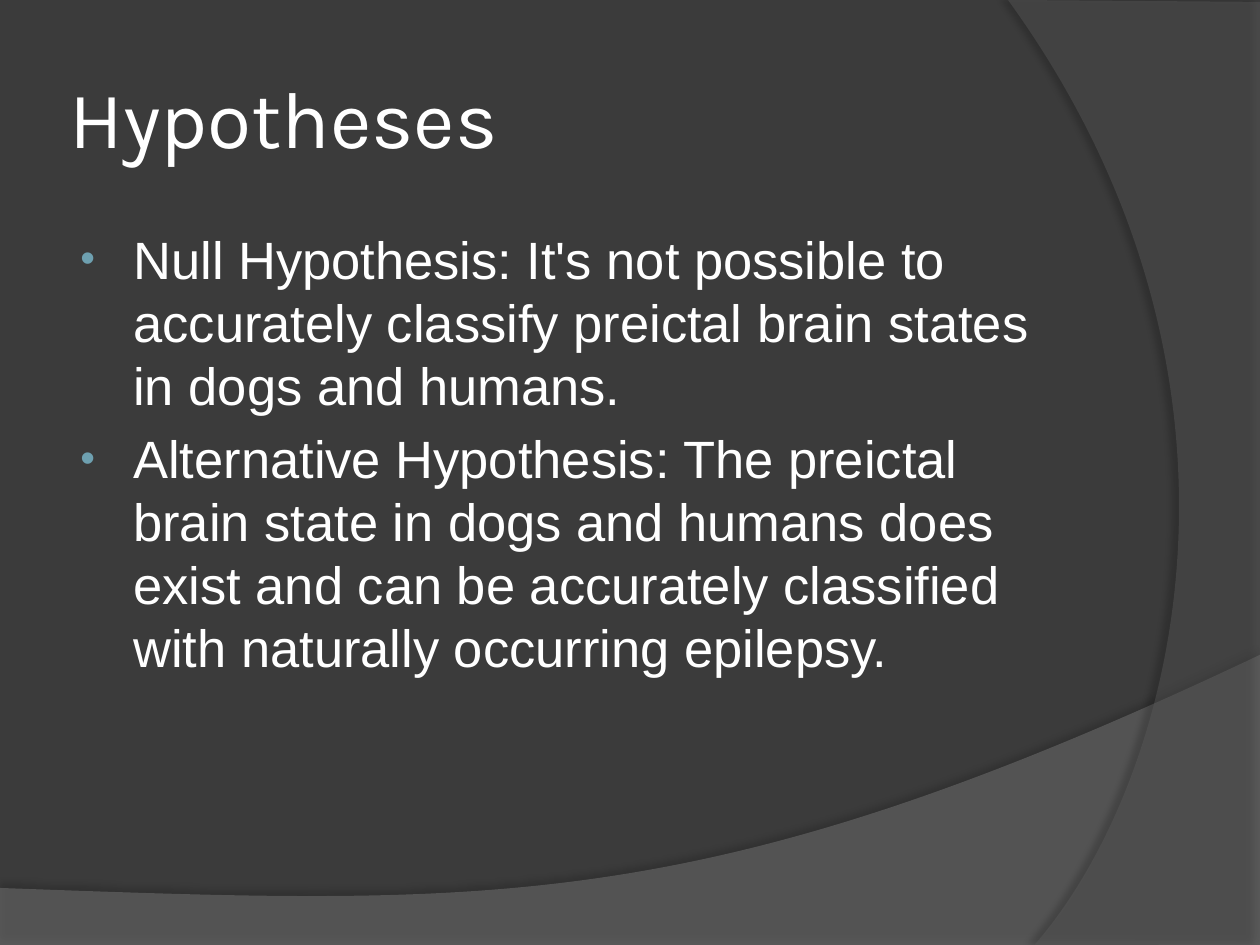
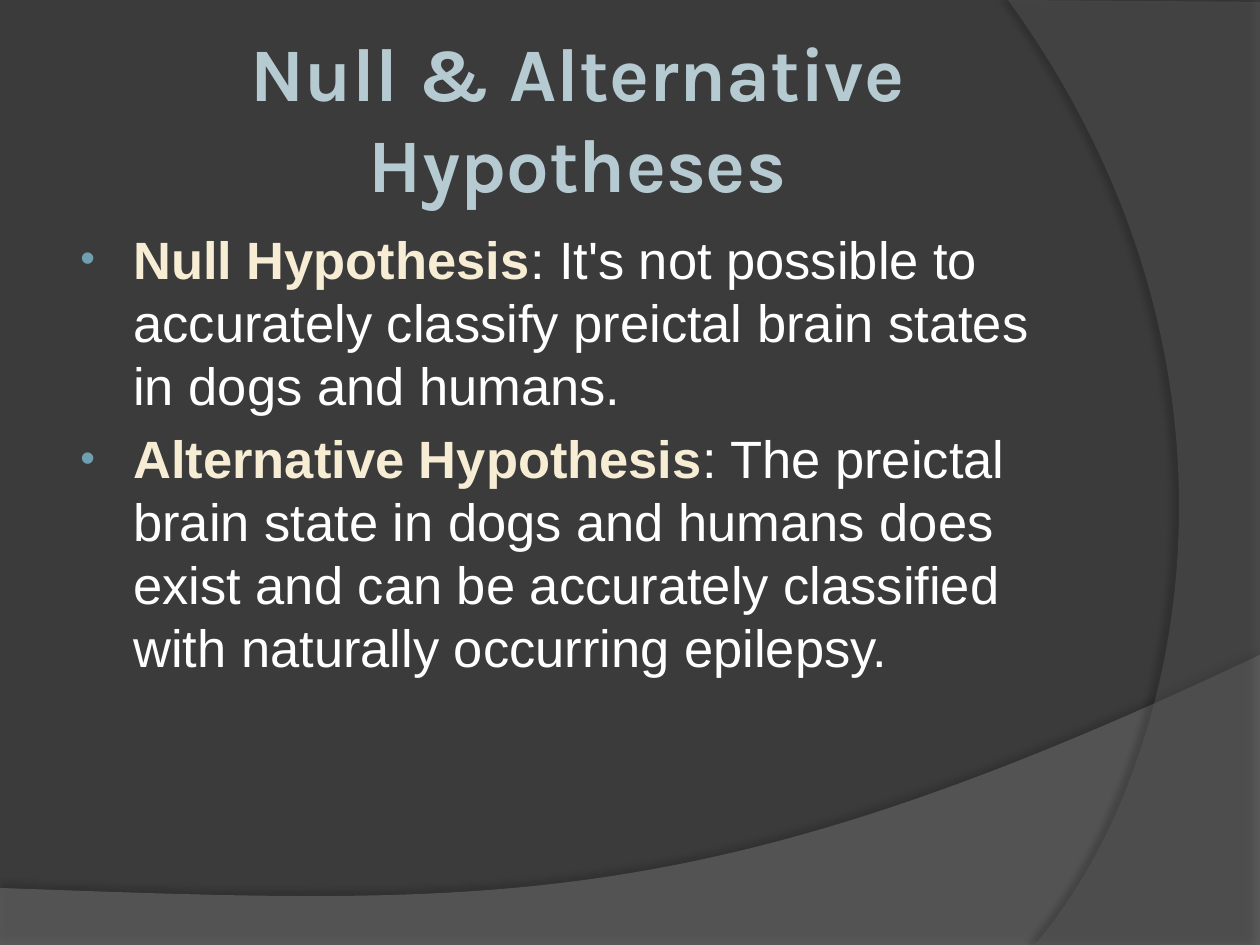
Before and after one commit to edeo/landsat_looker, a slide deck: slide 3 of chad/project/EpilepsyProject.pptx. Drawn at 1260x945 pixels with LibreOffice and Linux fonts; fonts in the diff are those of the drawing. Boxes give left, top, right and bottom in pixels: in the first picture for what was removed or moved away, otherwise in the second. Text is boxed around its words. In the diff, an @@ line names an element or a change of style, - is before the commit and + after.

```diff
--- a/chad/project/EpilepsyProject.pptx
+++ b/chad/project/EpilepsyProject.pptx
@@ title at bbox=[251, 47, 904, 210]: text changed; size 46 to 43.2 pt; text colour #FFFFFF to gradient #89DEFF to #517682; bold on @@
-Hypotheses
+Null & Alternative Hypotheses
@@ text "Null Hypothesis: It's not possible ..." at bbox=[133, 241, 1028, 678]: text colour #FFFFFF to gradient #FCF9F2 to #F7EDD4 to #F0D37C, letter outline none to #C7AA00 1.93 pt, bold on in "Null Hypothesis:", "Alternative Hypothesis:" @@
```
Also in this commit, not shown: 9 other slides changed, 7 slides added, 3 slides removed, 1 other file.
